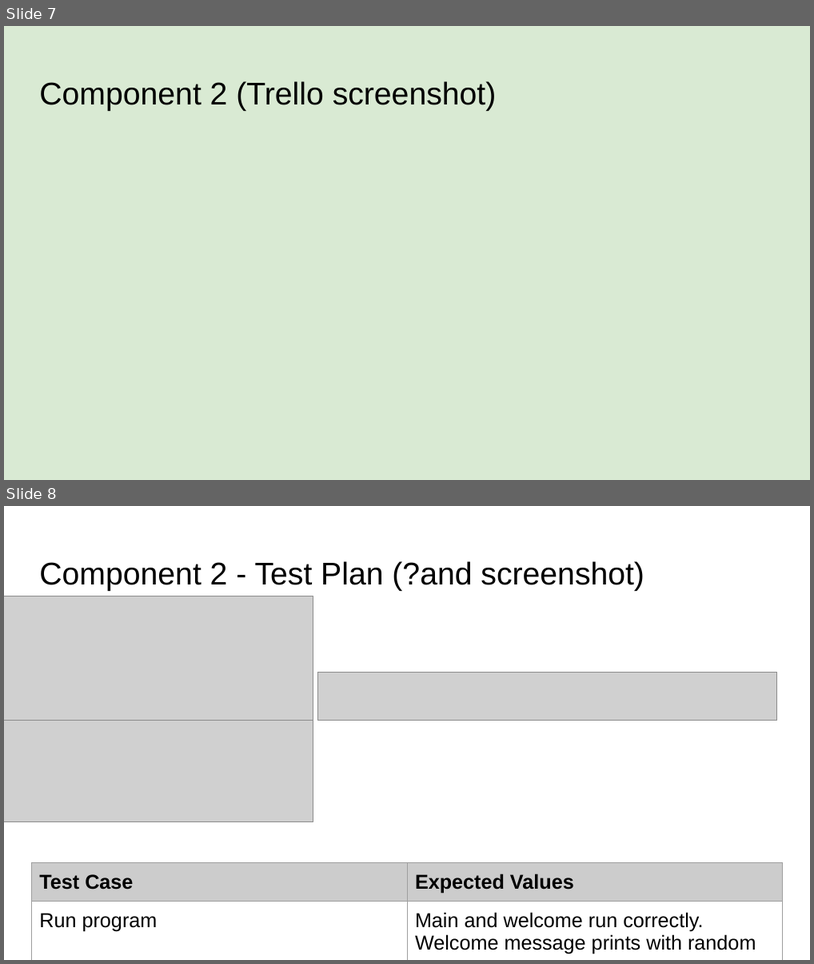
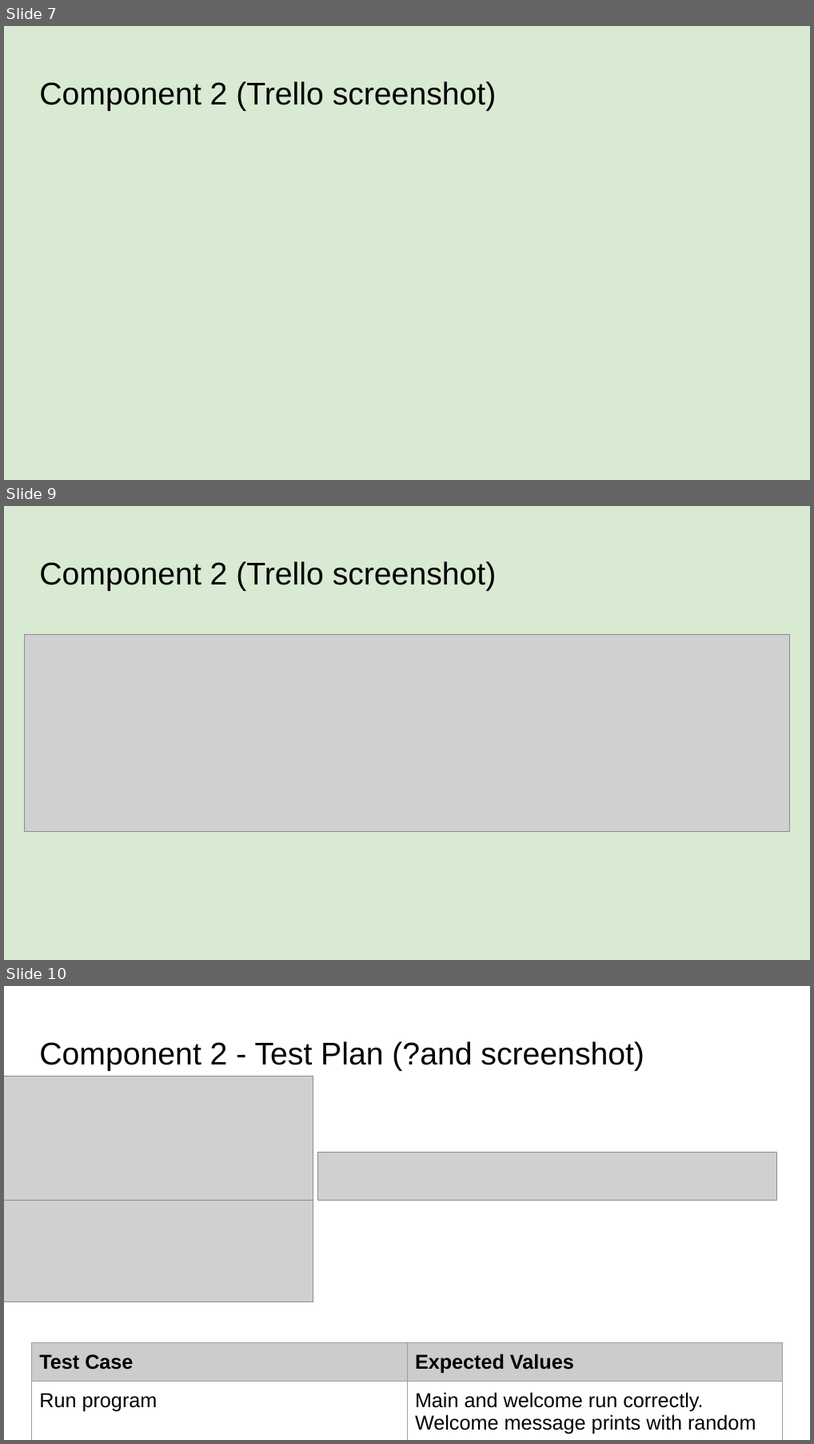
Before and after one commit to levinelson69/pizza_bot, a slide deck: 022_91893+_+91897+Documentation.pptx. Shown one above the other, each under a label of ours: slides 7 and 8 before the commit, slides 7, 9 and 10 after it; the slides between them are not shown. The pictures are 814x964 and 814x1444 pixels, drawn with LibreOffice and Linux fonts; fonts in the diff are those of the drawing; grey boxes stand for pictures. Boxes give left, top, right and bottom in pixels: in the first picture for what was removed or moved away, otherwise in the second. Text is boxed around its words. In the diff, an @@ line names an element or a change of style, - is before the commit and + after.

```diff
--- a/022_91893+_+91897+Documentation.pptx
+++ b/022_91893+_+91897+Documentation.pptx
@@ slide 9 added at box(4, 506, 810, 960), background #D9EAD3 @@
@@ title added at box(39, 561, 497, 591), 28 pt, text #000000 @@
+Component 2 (Trello screenshot)
@@ picture added at box(24, 634, 790, 831) @@
@@ what was slide 8 is now slide 10 @@
```
Also in this commit, not shown: 1 other slide added, 2 other files.
